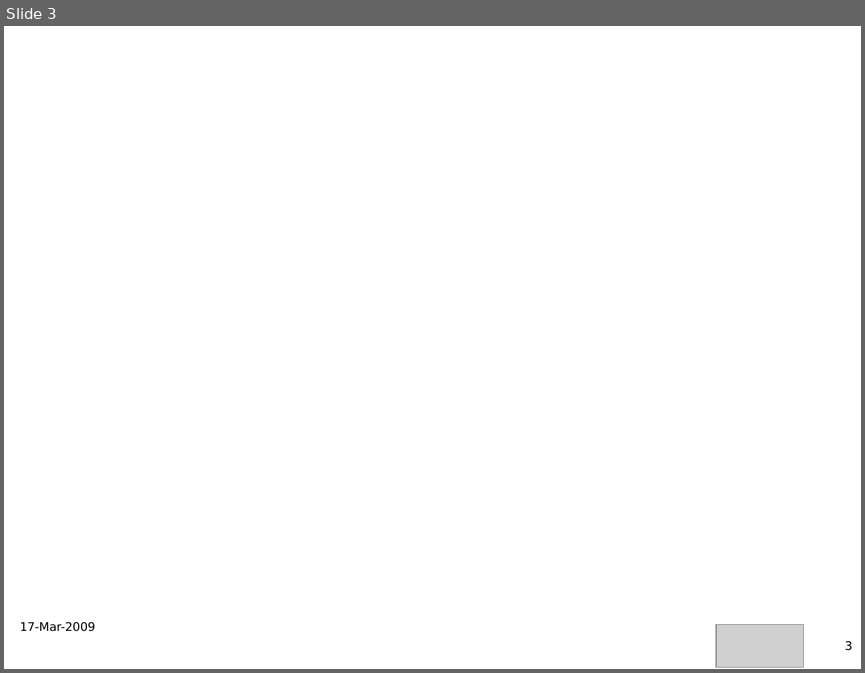
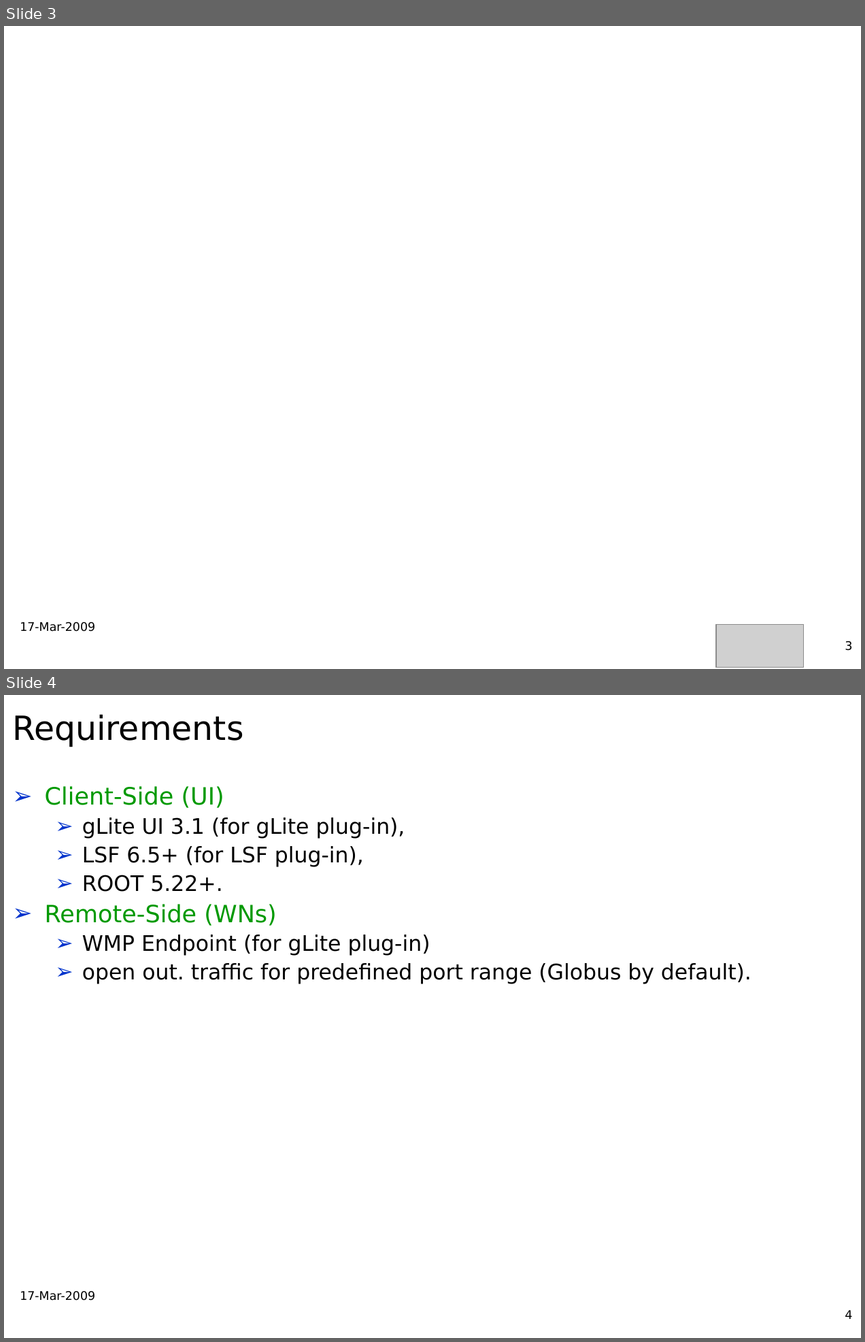
Before and after one commit to AnarManafov/PoDDocumentation, a slide deck: CHEP/CHEP2009/CHEP2009-PoD-AnarManafov.ppt. Shown one above the other, each under a label of ours: slide 3 before the commit, slides 3 and 4 after it. The pictures are 865x673 and 865x1342 pixels, drawn with LibreOffice and Linux fonts; fonts in the diff are those of the drawing; grey boxes stand for pictures; background and template pictures are left out. Boxes give left, top, right and bottom in pixels: in the first picture for what was removed or moved away, otherwise in the second. Text is boxed around its words. In the diff, an @@ line names an element or a change of style, - is before the commit and + after.

```diff
--- a/CHEP/CHEP2009/CHEP2009-PoD-AnarManafov.ppt
+++ b/CHEP/CHEP2009/CHEP2009-PoD-AnarManafov.ppt
@@ slide 4 added at (x1=4, y1=695, x2=861, y2=1338), background picture (left out) @@
@@ title added at (x1=12, y1=714, x2=243, y2=747), 28 pt, text #000000 @@
+Requirements
@@ text added at (x1=45, y1=786, x2=751, y2=984), 18 pt, text #000000 @@
+➢ Client-Side (UI)
+  ➢ gLite UI 3.1 (for gLite plug-in),
+  ➢ LSF 6.5+ (for LSF plug-in),
+  ➢ ROOT 5.22+.
+➢ Remote-Side (WNs)
+  ➢ WMP Endpoint (for gLite plug-in)
+  ➢ open out. traffic for predefined port range (Globus by default).
@@ text added at (x1=20, y1=1291, x2=95, y2=1300), 10 pt, text #000000 @@
+17-Mar-2009
@@ page number added at (x1=844, y1=1310, x2=852, y2=1319), 10 pt, text #000000 @@
+4
```
Also in this commit, not shown: 6 slides changed, 1 other slide added, 1 slide removed.
